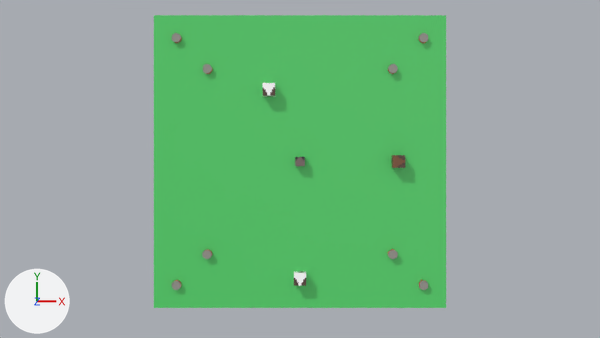
The Blender file scenes/catman.blend, before and after one commit.
Both versions are drawn from the file's camera 'Camera'. Lighting does not change. The marker at lower left points along +X, +Y and +Z.

Objects in the first picture: 'Dog3', 'Ground'.
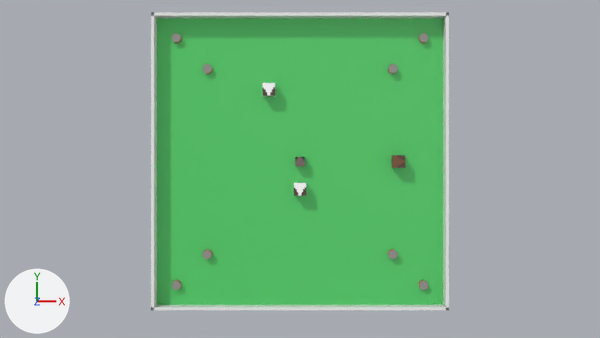
Changed parts and their boxes [x1, y1, x2, y2] in the pictures (600 x 338 px):
'Cube', added: after [151, 12, 157, 310]
'Cube.003', added: after [443, 12, 449, 310]
'Cube.001', added: after [154, 12, 446, 18]
'Cube.002', added: after [154, 305, 446, 310]
'Dog3', moved: before [294, 271, 306, 286]; after [294, 183, 306, 196]

The change in detail:
Mesh me_cube_006 is new.
It is a box spanning x -1.0..1.0, y -1.0..1.0, z -1.0..1.0.
Object 'Dog3' (ob_dog3) moves from (0.5, -7.04, 0.4) to (0.5, -1.28, 0.4).
Object 'Cube.003' (ob_cube_003) is new; it shows me_cube_006.
Its location is (9.9, 0.5, 0.5).
Its rotation in degrees is (0, 0, 90).
Its scale is (9.5, 0.1, 0.5).
Object 'Cube.002' (ob_cube_002) is new; it shows a copy of me_cube_006.
Its location is (0.5, -8.9, 0.5).
Its scale is (9.5, 0.1, 0.5).
Object 'Cube.001' (ob_cube_001) is new; it shows a copy of me_cube_006.
Its location is (0.5, 9.9, 0.5).
Its scale is (9.5, 0.1, 0.5).
Object 'Cube' (ob_cube) is new; it shows a copy of me_cube_006.
Its location is (-8.9, 0.5, 0.5).
Its rotation in degrees is (0, 0, 90).
Its scale is (9.5, 0.1, 0.5).
